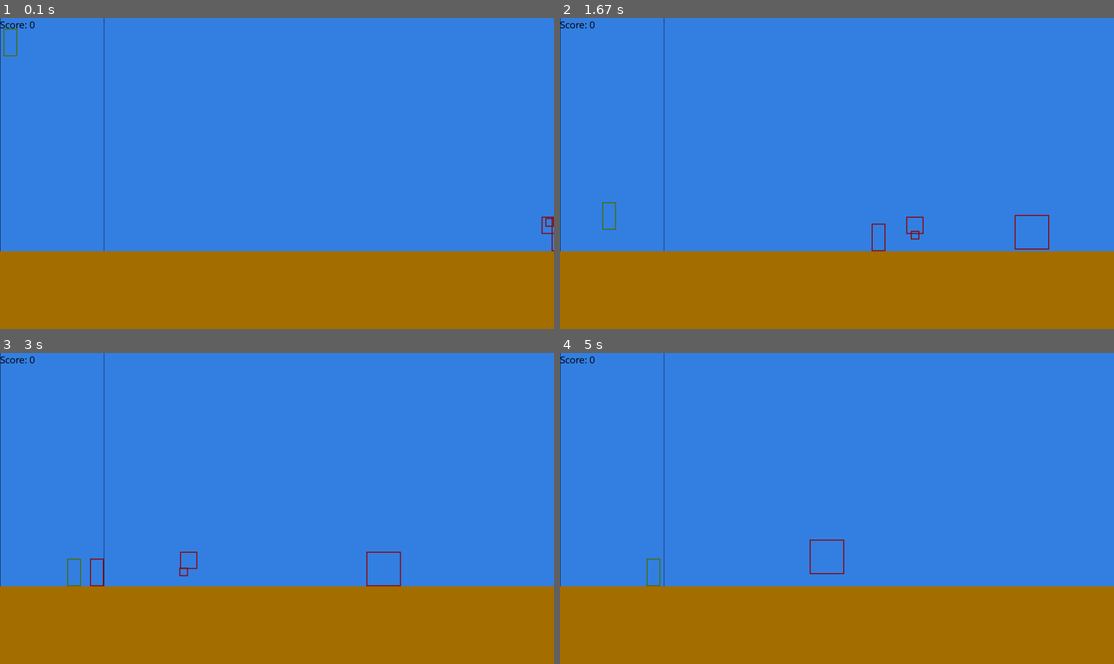
Above: before the commit, frames 1-4 (two rows, left to right).
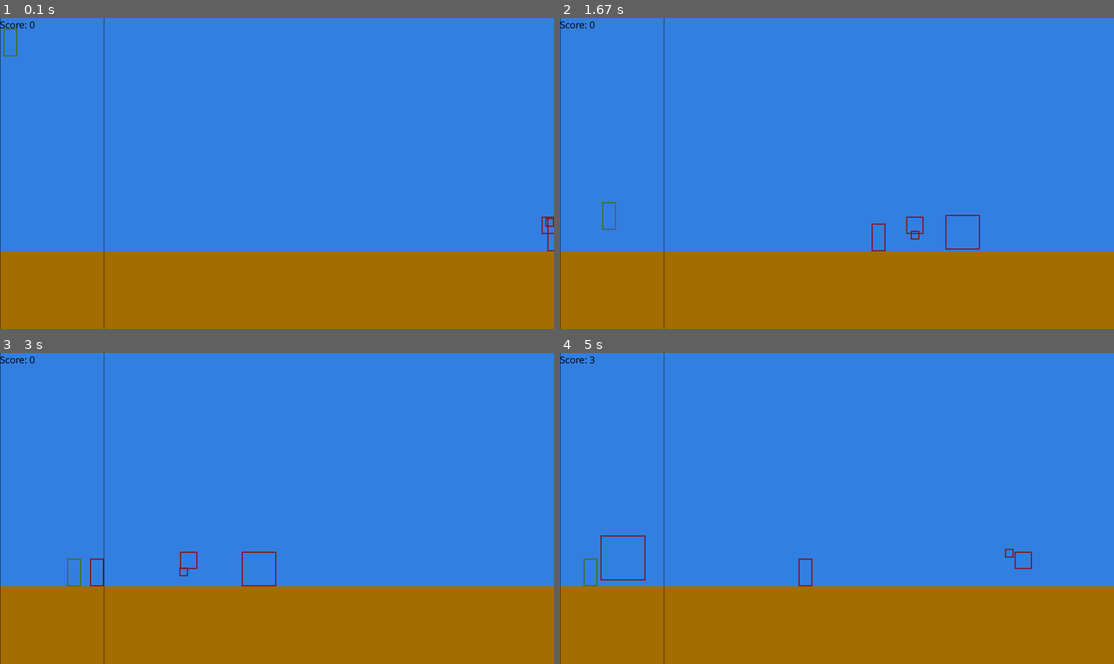
Above: after the commit, the same moments.

Repository: D3t3rm1nat1on/OurGame_PyGame
Game: pygame game, started from src/main.py
Same seed, same stepped clock (60 frames per second), same inputs: the game is played once before the commit and once after it.
Inputs:
- Up to frame 1 (0.1 s): no input
- Up to frame 2 (1.67 s): hold Right 0.33-0.8 s; hold Up 0.83-1.13 s; hold Right 1.17-1.63 s
- Up to frame 3 (3 s): hold Down 1.67-1.97 s; hold Up 2-2.37 s; hold Right from 2.4 s (still down)
- Up to frame 4 (5 s): release Right at 3.03 s; hold Right 3.47-3.93 s; hold Up 3.97-4.27 s; hold Right 4.3-4.77 s; hold Down from 4.8 s (still down)

The runs differ from the first frame. In frame 1, 0.1% of the frame differs, in the area x 0-100%, y 64-100%; in frame 2, 0.3%; in frame 3, 0.3%; in frame 4, 0.7%, in the area x 0-86%, y 0-100%.

Commit message:
KA-BOOM prototype + refactor

Diff:
--- a/src/command/MoveCommand.py
+++ b/src/command/MoveCommand.py
@@ -19,7 +19,7 @@
         if self.unit.affected_by_gravity:
             self.unit.speed += self.state.gravity
         self.unit.position += self.unit.speed
-        if self.on_ground(self.state, self.unit) and self.unit.speed.y >= 0:
+        if self.on_ground(self.state, self.unit) and self.unit.speed.y >= 0 and self.unit.is_collision_able:
             self.unit.position.y = self.state.ground.y - self.unit.rect_collision.size[1]
             self.unit.speed = Vector2(self.unit.speed.x, 0)
         self.unit.rect_collision.topleft = self.unit.position
--- a/src/command/MoveEnemyCommand.py
+++ b/src/command/MoveEnemyCommand.py
@@ -21,6 +21,10 @@
             rand = random.randint(self.state.world_size.x / 2, self.state.world_size.x)
             enemy.position = Vector2(rand, self.state.ground.y - 100)
             self.state.score += 1
+
+        if not self.unit.is_alive:
+            self.state.enemies.remove(self.unit)
+
         # враг ударил игрока
         if self.unit.rect_collision.colliderect(self.player_unit.rect_collision):
             self.unit.hit()
--- a/src/main.py
+++ b/src/main.py
@@ -36,7 +36,7 @@
         self.state.enemies.append(bird)
 
         bomb = states.UnitBirdBomb(position=Vector2(self.state.world_size.x, self.state.ground.y - 100),
-                                   speed=Vector2(-3, 0),
+                                   speed=Vector2(-5, 0),
                                    full_size=Vector2(100, 100), affected_by_gravity=False)
         self.state.enemies.append(bomb)
 
@@ -86,6 +86,14 @@
     def render(self):
         self.window.fill((53, 129, 227))
 
+        ground = pygame.Rect(
+            int(self.state.ground.x) * self.window_proportion,
+            int(self.state.ground.y) * self.window_proportion,
+            int(self.state.world_size.x) * self.window_proportion,
+            int(self.state.world_size.y) * self.window_proportion)
+        ground_color = (166, 111, 0)
+        pygame.draw.rect(self.window, ground_color, ground)
+
         pygame.draw.line(self.window, (0, 0, 0), (self.state.border_left, 0),
                          (self.state.border_left, self.state.world_size.y))
         pygame.draw.line(self.window, (0, 0, 0), (self.state.border_right, 0),
@@ -99,14 +107,6 @@
         pygame.draw.rect(self.window, (73, 111, 13), player_collision, 3)
         for enemy_collision in enemy_collisions:
             pygame.draw.rect(self.window, (140, 10, 13), enemy_collision, 3)
-
-        ground = pygame.Rect(
-            int(self.state.ground.x) * self.window_proportion,
-            int(self.state.ground.y) * self.window_proportion,
-            int(self.state.world_size.x) * self.window_proportion,
-            int(self.state.world_size.y) * self.window_proportion)
-        ground_color = (166, 111, 0)
-        pygame.draw.rect(self.window, ground_color, ground)
 
         text = "Score: " + str(self.state.score)
         self.window.blit(pygame.font.SysFont('Comic Sans MS', 30).render(text, True, (0, 0, 0)), (0, 0))
--- a/src/state/Unit.py
+++ b/src/state/Unit.py
@@ -25,7 +25,10 @@
         :type full_size Vector2
         :type affected_by_gravity bool
         """
-        self.is_killable = True
+        self.is_alive = True
+
+        self.is_killable = False
+        self.is_collision_able = True
         self.position = position
         self.speed = speed
         self.delta_speed = Vector2(0, 0)
--- a/src/state/UnitBirdBomb.py
+++ b/src/state/UnitBirdBomb.py
@@ -11,12 +11,31 @@
         super().__init__(position, speed, full_size,
                          affected_by_gravity)
         self.is_killable = False
+        self.functions = []
+        self.functions.append(self.first)
+        self.explosion_size = 100
+        self.explosion_count = 10
 
     def hit(self):
         print("KA-BOOM")
+        for func in self.functions:
+            func()
+
+    def first(self):
         self.speed *= 0
-        self.unique_movement = lambda : 0
-        self.rect_collision.size = self.full_size * 2
+        self.is_collision_able = False
+        self.unique_movement = self.explosion
+        self.functions.remove(self.first)
+
+    def explosion(self):
+        self.position.x -= 5
+        self.position.y -= 5
+        self.full_size += Vector2(10, 10)
+        self.rect_collision.size = self.full_size + Vector2(10, 10)
+        self.explosion_count -= 1
+        if self.explosion_count == 0:
+            self.unique_movement = lambda: 1
+            self.is_alive = False
 
     # def unique_movement(self):
     #     super().unique_movement()
